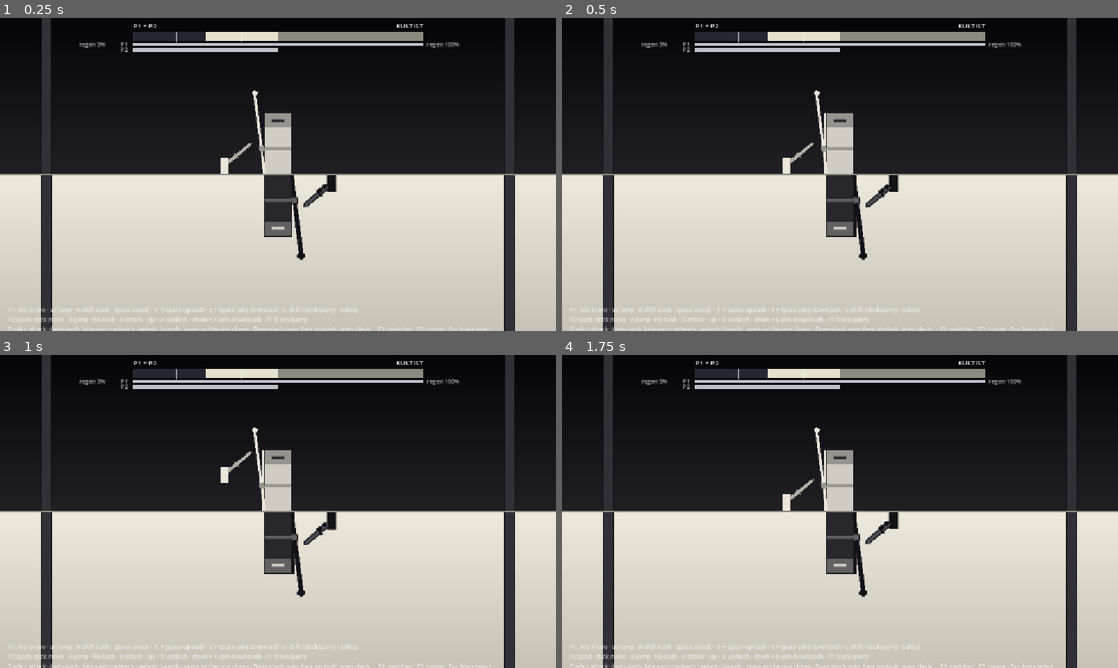
Above: before the commit, frames 1-4 (two rows, left to right).
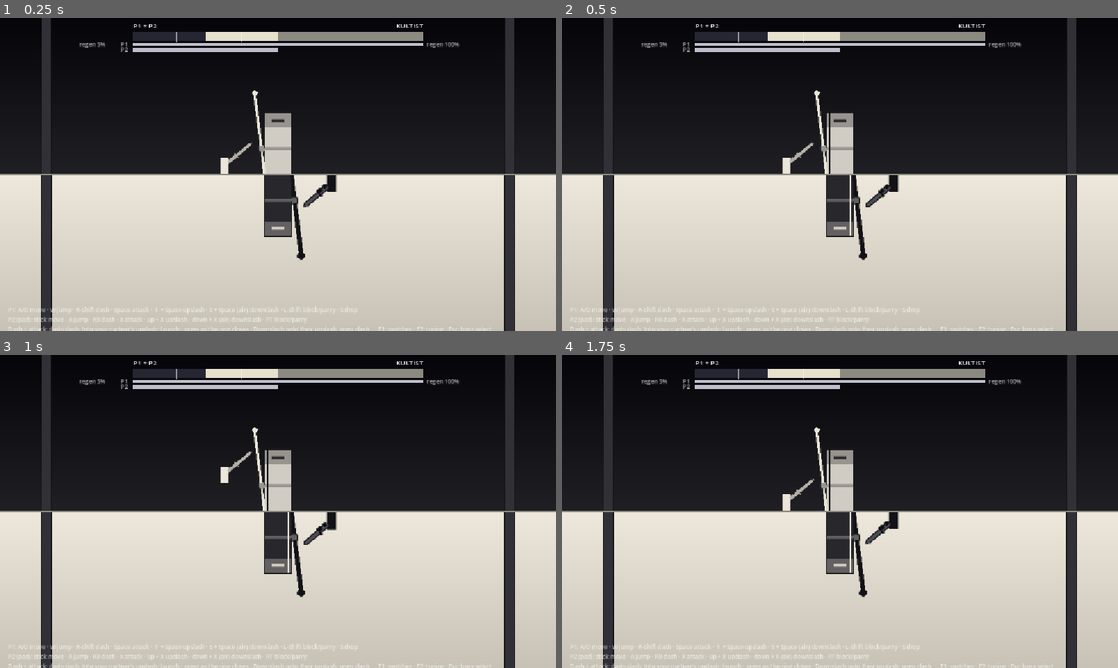
Above: after the commit, the same moments.

Repository: KayFisch/coop-sekiro-like
Game: Godot game, scene res://levels/kultist/kultist_room.tscn
The game is run twice, just before and just after one commit, with the same random seed, the same clock (stepped at 60 frames per second) and the same inputs. This scene is started directly instead of the project's main scene. Sound files missing from this copy of the repository are replaced by a short silence.
Inputs (mouse positions are in pixels of both pictures, inside the frame that each line leads up to):
- Up to frame 1 (0.25 s): no input
- Up to frame 2 (0.5 s): no input
- Up to frame 3 (1 s): tap Enter at 0.5 s; move the mouse to (400, 495) at 0.52 s; hold Right from 0.53 s (still down); tap M at 0.6 s; click (400, 495) at 0.67 s; tap W (p1_jump) at 0.77 s
- Up to frame 4 (1.75 s): tap W (p1_jump) at 1.07 s; release Right at 1.25 s; drag from (728, 527) to (795, 617) at 1.27 s

Frame 1 is identical in both runs. In frame 2, 0.2% of the frame differs, in the area x 47-53%, y 30-70%; in frame 3, 0.2%; in frame 4, 0.2%.

Commit message:
fix(kultist): keep him under the hud, his tells yellow on a dark staff
Seen in screenshots: flying 170 px up with his staff held straight up,
his light image went under the HUD's meters (now 120 px, the staff held
level over his head); the yellow of a windup came out olive on the
shadow half's dark staff (now yellow from the start); the guard strip
sat on his robe's edge and melted into the ground (now a little in).

Co-Authored-By: Claude Opus 5.5 <noreply@anthropic.com>

Diff:
--- a/actors/bosses/kultist/attacks/fire_and_lightning.gd
+++ b/actors/bosses/kultist/attacks/fire_and_lightning.gd
@@ -18,7 +18,7 @@
 
 enum Phase { NONE, EMBERS, BOLT, AFTER, DESCENDING }
 
-const GLOW_ALPHA = 0.35  # his glow, channeling
+const GLOW_ALPHA = 0.22  # his glow, channeling
 
 var reflected = false  # this run's bolt went back into him (the tests read it)
 var _time = 0.0  # s since the attack proper began (execute())
--- a/actors/bosses/kultist/attacks/flight.gd
+++ b/actors/bosses/kultist/attacks/flight.gd
@@ -2,8 +2,8 @@
 extends Attack
 ## FLIGHT: the Kultist's flight alone, to try it in the lab (F5); not in his attack order (it can
 ## be put there). He rises where he stands to flight_height in rise_time (the telegraph), hovers
-## flight_hover_time and comes down in descend_time (kultist_body.gd, "THE FLIGHT"). Up there he
-## has no guard.
+## flight_hover_time and comes down in descend_time (kultist_body.gd, "THE FLIGHT"), his staves
+## held up level over his head. Up there he has no guard.
 
 enum Phase { NONE, HOVERING, LANDING }
 
@@ -35,6 +35,10 @@
 	return boss.rise_time
 
 
+func update_telegraph(_progress: float):
+	_hold_up()
+
+
 func execute():
 	phase = Phase.HOVERING
 	timer = boss.flight_hover_time
@@ -42,7 +46,13 @@
 	boss.set_glow(boss.COLOR_EXECUTE, 0.0)
 
 
+func _hold_up():
+	for layer in boss.LAYERS:
+		boss.pose_staff(layer, boss.POSE_CHANNEL)
+
+
 func update(delta: float):
+	_hold_up()
 	timer -= delta
 	match phase:
 		Phase.HOVERING:
--- a/actors/bosses/kultist/attacks/staff_strikes.gd
+++ b/actors/bosses/kultist/attacks/staff_strikes.gd
@@ -213,7 +213,8 @@
 			var pose = boss.POSE_RAISED.lerp(boss.POSE_COILED, ease(tension, 2.0))
 			pose.z += randf_range(-TREMBLE, TREMBLE) * tension
 			boss.pose_staff(layer, pose)
-			boss.tint_staff(layer, boss.half_color(layer).lerp(KultistElement.tell(KultistElement.STAFF), 0.4 + 0.6 * tension))
+			# Yellow from the start, even on the shadow half's dark staff, and fuller as it nears.
+			boss.tint_staff(layer, boss.half_color(layer).lerp(KultistElement.tell(KultistElement.STAFF), 0.7 + 0.3 * tension))
 			return
 	if landed != null and _time < rest_end:
 		# Just landed: lying where it came down, red; or thrown back by the parry.
--- a/actors/bosses/kultist/kultist_body.gd
+++ b/actors/bosses/kultist/kultist_body.gd
@@ -49,7 +49,8 @@
 const STAFF_FOLLOW = 20.0  # how fast a staff eases into its pose (1/s); a drop itself is exact
 const SIDE_SWAP_TIME = 0.15  # a staff whose player passes him swings round to them in this long (s)
 const PARRY_FLICK_TIME = 0.12  # his own parry: the staff flicked at the attacker
-const PLATE_WIDTH = 5.0  # his guard: a strip down the flank whose staff guards
+const PLATE_WIDTH = 4.0  # his guard: a strip down his robe on the side whose staff guards...
+const PLATE_INSET = 5.0  # ...this far in from its edge
 # Staff poses, for a staff on his right (on his left they're mirrored): x, y = where the hand is,
 # from his center; z = the staff's angle in radians (0 points outward, level; negative is up).
 const POSE_REST = Vector3(40.0, 12.0, -1.45)  # upright at his side, its butt on the floor: guarding
@@ -59,7 +60,7 @@
 const POSE_DOWN = Vector3(44.0, 18.0, 0.32)  # landed: out at its player, the head at the floor
 const POSE_RECOIL = Vector3(40.0, -8.0, -1.9)  # thrown back up by a parry
 const POSE_CAST = Vector3(34.0, -42.0, -1.0)  # held up and out at its player: casting
-const POSE_CHANNEL = Vector3(18.0, -70.0, -1.57)  # held straight up over him: channeling
+const POSE_CHANNEL = Vector3(-36.0, -88.0, 0.0)  # held up level over his head, its head out at its player: channeling
 const POSE_LIMP = Vector3(40.0, 40.0, 0.25)  # staggered or dead: dropped
 
 # --- The wings: only a look. Bat-like, from his shoulders, open while he's off the floor ---
@@ -88,9 +89,9 @@
 @export var staff_return_time = 0.25
 
 @export_group("Flight")
-## How high he flies: his feet this far over the floor (px). Up to about 200 his image stays
-## inside its half of the mirrored screen.
-@export var flight_height = 170.0
+## How high he flies: his feet this far over the floor (px). Up to about 130 the light half shows
+## all of him under the HUD's meters; up to about 200 he stays inside his half at all.
+@export var flight_height = 120.0
 ## Rising from the floor to that height (s)...
 @export var rise_time = 0.8
 ## ...and coming back down (s).
@@ -422,15 +423,19 @@
 			steel = own.lerp(MID_GREY, 0.5)
 		elif flicking:
 			steel = Color.WHITE
+		var lit: Color = _lit[layer]
+		if down:
+			lit.a = 0.0
 		_shafts[layer].color = steel
-		_heads[layer].color = steel
-		var lit: Color = _lit[layer]
-		_glows[layer].color = Color(lit, lit.a * (0.75 + 0.25 * sin(anim_time * 30.0))) if not down else Color(lit, 0.0)
-		# His guard: a strip down the flank whose staff guards.
+		_heads[layer].color = steel.lerp(Color(lit, 1.0), lit.a)  # a lit head takes its glow's color
+		_glows[layer].color = Color(lit, lit.a * 0.5 * (0.75 + 0.25 * sin(anim_time * 30.0)))
+		# His guard: a strip down his robe on the side whose staff guards, in the other half's color
+		# (it shows on his robe), a little in from its edge (on the edge it would melt into the ground).
 		var plate: ColorRect = _plates[layer]
 		plate.visible = is_guarding(p)
-		plate.color = own
-		plate.position = Vector2(-body.size.x / 2.0 - PLATE_WIDTH - 2.0 if side < 0 else body.size.x / 2.0 + 2.0, -body.size.y / 2.0)
+		plate.color = other
+		var inset = body.size.x / 2.0 - PLATE_INSET
+		plate.position = Vector2(-inset if side < 0 else inset - PLATE_WIDTH, -body.size.y / 2.0)
 		# Wings and beam, while he's off the floor.
 		var flap = sin(anim_time * TAU * WING_FLAP_HZ) * WING_FLAP
 		var wing_color = Color(robe.lerp(other, WING_SHADE), 0.9)
